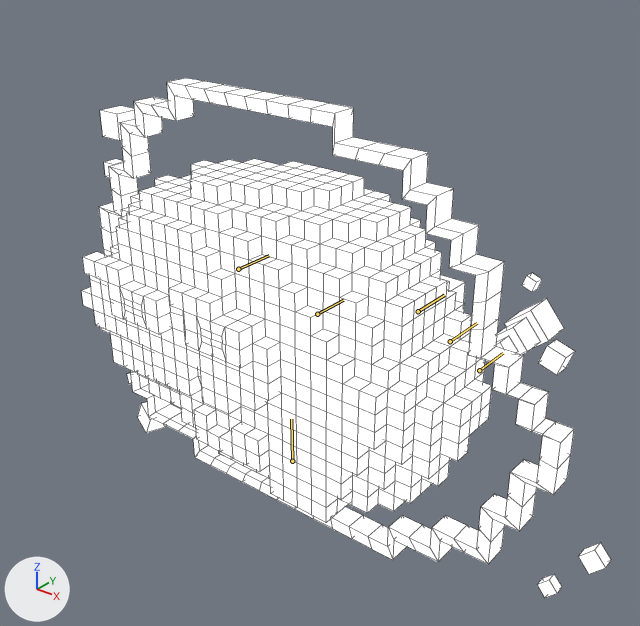
What one commit did to the FBX model Assets/Models/Enemy_MonsterGlitch.fbx.
Before and after are seen from a 50 mm lens placed at (0.0973, -0.1128, 0.1323), pointed at (0.0, 0.0089, 0.0569). Arrows for +X, +Y and +Z are at lower left; the lights stay in place. The bones that bend it are drawn over the model as lines. Mesh edges are drawn as thin lines.

Objects in the first picture: 'MonsterGlitch'.
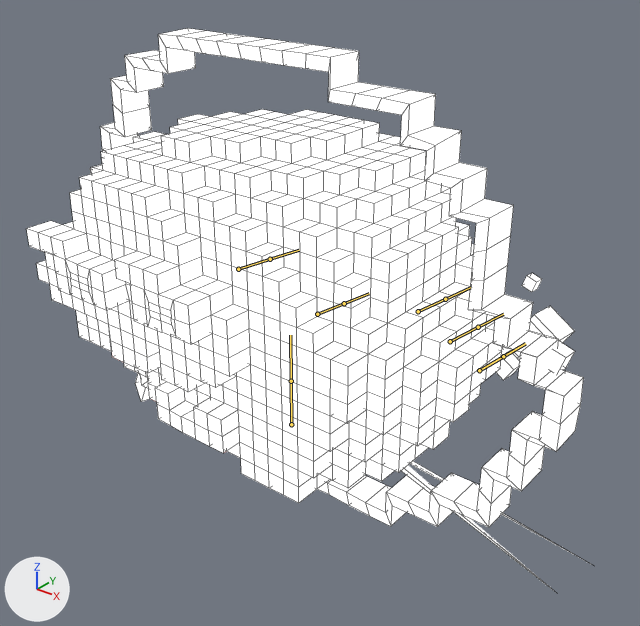
Commit message: Monster updates

The newer file adds an action. The first version stands in its rest pose; the second is drawn at frame 23 of the action 'Armature|Armature|MonsterGlitch.001Action|Base Layer'.

Boxes [x1, y1, x2, y2] around the edits, measured in the pictures (640 x 626 px):
'MonsterGlitch', posed (7% wider, 8% taller)
    before: [81, 78, 611, 598]
    after: [26, 28, 592, 591]
bone 'Body', root to tip
    before: (292, 461) to (291, 419)
    after: (291, 424) to (291, 381)
bone 'Tail_04', root to tip
    before: (479, 370) to (503, 353)
    after: (479, 370) to (503, 356)
bone 'Tail_02', root to tip
    before: (317, 314) to (343, 300)
    after: (317, 314) to (344, 303)
bone 'Tail_01', root to tip
    before: (238, 269) to (269, 255)
    after: (238, 269) to (270, 259)
bone 'Tail_03', root to tip
    before: (418, 311) to (444, 295)
    after: (418, 311) to (445, 299)
bone 'Trail_05', root to tip
    before: (450, 341) to (477, 323)
    after: (450, 341) to (478, 327)

What the commit changed:
Bone 'Body' (bone_body) moves from (0.0, 0.0, 0.0) to (0.0, 0.87, 0.0).
Bone 'Body' (bone_body) is rescaled from (1.0, 1.0, 1.0) to (1.0, 1.0, 1.5).
Bone 'Tail_04' (bone_tail_04) turns from (0, 0, 0) to (5, 162, 0) degrees about its own x, y and z.
Bone 'Tail_02' (bone_tail_02) turns from (0, 0, 0) to (5, 162, 0) degrees about its own x, y and z.
Bone 'Tail_01' (bone_tail_01) turns from (0, 0, 0) to (5, 162, 0) degrees about its own x, y and z.
Bone 'Tail_03' (bone_tail_03) turns from (0, 0, 0) to (5, 162, 0) degrees about its own x, y and z.
Bone 'Trail_05' (bone_trail_05) turns from (0, 0, 0) to (5, 162, 0) degrees about its own x, y and z.
